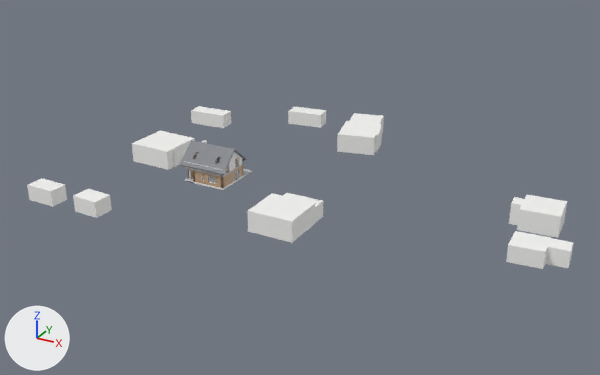
Two versions of the glTF model projects/dom_w_gnieznikach/output/dom_w_gnieznikach_unreal.glb, one commit apart.
One viewpoint serves both versions: a camera (50 mm lens) standing at (104.9, -137.3, 73.0) and looking at (24.9, 8.3, 0.2). Arrows for +X, +Y and +Z are at lower left; the lights stay in place. The picture after the commit comes second.

The first picture shows 'Dach_rp_south', 'Sasiad_neighbor_01', 'Sasiad_neighbor_02', 'Sasiad_neighbor_03', 'Sasiad_neighbor_04', 'Sasiad_neighbor_05', 'Sasiad_neighbor_06', 'Sasiad_neighbor_07', 'Sasiad_neighbor_08', 'Sasiad_neighbor_09', 'Sasiad_neighbor_10', 'Sasiad_neighbor_11', 'Sasiad_neighbor_12' and 7 more.
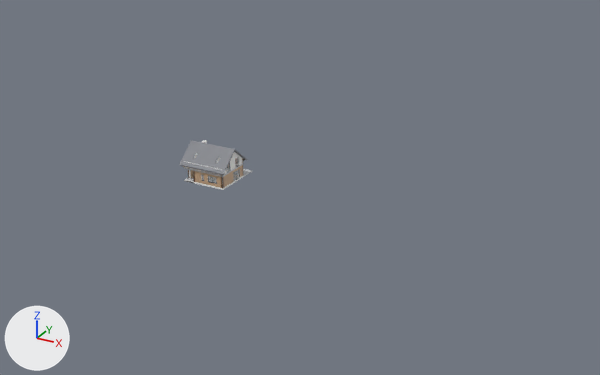
Not visible in the pictures: 'rw_south_1_frame'.

Diff of the bpy script that builds the scene:
```diff
--- a/projects/dom_w_gnieznikach/output/dom_w_gnieznikach_unreal.glb.py
+++ b/projects/dom_w_gnieznikach/output/dom_w_gnieznikach_unreal.glb.py
@@ me_sm_roofwindowglass_rw_south_2 @@
+me_sm_roofwindowglass_rw_south_2.from_pydata([(7.875, 0.965, 5.14), (8.525, 0.965, 5.14), (8.525, 2.235, 6.206), (7.875, 2.235, 6.206), (7.875, 0.965, 5.17), (8.525, 0.965, 5.17), (8.525, 2.235, 6.236), (7.875, 2.235, 6.236)], [], [(0, 3, 2), (1, 0, 2), (6, 7, 4), (6, 4, 5), (0, 1, 5), (0, 5, 4), (1, 2, 6), (1, 6, 5), (2, 3, 7), (2, 7, 6), (3, 0, 4), (3, 4, 7)])
+me_sm_roofwindowglass_rw_south_2.materials.append(mat_m_glass_clear)  # white #f1f9fd
@@ me_sm_roofwindowglass_rw_south_1 @@
+me_sm_roofwindowglass_rw_south_1.from_pydata([(1.975, 0.965, 5.14), (2.625, 0.965, 5.14), (2.625, 2.235, 6.206), (1.975, 2.235, 6.206), (1.975, 0.965, 5.17), (2.625, 0.965, 5.17), (2.625, 2.235, 6.236), (1.975, 2.235, 6.236)], [], [(0, 3, 2), (1, 0, 2), (6, 7, 4), (6, 4, 5), (0, 1, 5), (0, 5, 4), (1, 2, 6), (1, 6, 5), (2, 3, 7), (2, 7, 6), (3, 0, 4), (3, 4, 7)])
+me_sm_roofwindowglass_rw_south_1.materials.append(mat_m_glass_clear)  # white #f1f9fd
@@ ob_sasiad_neighbor_01 @@
-ob_sasiad_neighbor_01 = bpy.data.objects.new('Sasiad_neighbor_01', me_sm_neighbor_neighbor_01)
@@ ob_sasiad_neighbor_02 @@
-ob_sasiad_neighbor_02 = bpy.data.objects.new('Sasiad_neighbor_02', me_sm_neighbor_neighbor_02)
@@ ob_sasiad_neighbor_03 @@
-ob_sasiad_neighbor_03 = bpy.data.objects.new('Sasiad_neighbor_03', me_sm_neighbor_neighbor_03)
@@ ob_sasiad_neighbor_04 @@
-ob_sasiad_neighbor_04 = bpy.data.objects.new('Sasiad_neighbor_04', me_sm_neighbor_neighbor_04)
@@ ob_sasiad_neighbor_05 @@
-ob_sasiad_neighbor_05 = bpy.data.objects.new('Sasiad_neighbor_05', me_sm_neighbor_neighbor_05)
@@ ob_sasiad_neighbor_06 @@
-ob_sasiad_neighbor_06 = bpy.data.objects.new('Sasiad_neighbor_06', me_sm_neighbor_neighbor_06)
@@ ob_sasiad_neighbor_07 @@
-ob_sasiad_neighbor_07 = bpy.data.objects.new('Sasiad_neighbor_07', me_sm_neighbor_neighbor_07)
@@ ob_sasiad_neighbor_08 @@
-ob_sasiad_neighbor_08 = bpy.data.objects.new('Sasiad_neighbor_08', me_sm_neighbor_neighbor_08)
@@ ob_sasiad_neighbor_09 @@
-ob_sasiad_neighbor_09 = bpy.data.objects.new('Sasiad_neighbor_09', me_sm_neighbor_neighbor_09)
@@ ob_sasiad_neighbor_10 @@
-ob_sasiad_neighbor_10 = bpy.data.objects.new('Sasiad_neighbor_10', me_sm_neighbor_neighbor_10)
@@ ob_sasiad_neighbor_11 @@
-ob_sasiad_neighbor_11 = bpy.data.objects.new('Sasiad_neighbor_11', me_sm_neighbor_neighbor_11)
@@ ob_sasiad_neighbor_12 @@
-ob_sasiad_neighbor_12 = bpy.data.objects.new('Sasiad_neighbor_12', me_sm_neighbor_neighbor_12)
@@ ob_rw_south_2_glass @@
+ob_rw_south_2_glass = bpy.data.objects.new('rw_south_2_glass', me_sm_roofwindowglass_rw_south_2)
+ob_rw_south_2_glass.location = (0.0, 0.0, 0.0)
@@ ob_rw_south_1_glass @@
+ob_rw_south_1_glass = bpy.data.objects.new('rw_south_1_glass', me_sm_roofwindowglass_rw_south_1)
+ob_rw_south_1_glass.location = (0.0, 0.0, 0.0)
@@ ob_rw_south_1_frame @@
+ob_rw_south_1_frame = bpy.data.objects.new('rw_south_1_frame', me_sm_roofwindowframe_rw_south_1)  # 16 vertices, 32 faces; spans x 1.91..2.69, y 0.9..2.3, z 4.856..6.351; in mat_m_window_frame_anthracite (grey #707278)
+ob_rw_south_1_frame.location = (0.0, 0.0, 0.0)
```

Changed parts and their boxes [x1, y1, x2, y2] in the pictures (600 x 375 px):
'Sasiad_neighbor_05', deleted
    before: [247, 193, 315, 243]
'Sasiad_neighbor_11', deleted
    before: [509, 195, 567, 238]
'Sasiad_neighbor_07', deleted
    before: [132, 131, 195, 170]
'Sasiad_neighbor_12', deleted
    before: [337, 113, 384, 155]
'Sasiad_neighbor_01', deleted
    before: [506, 240, 547, 269]
'Sasiad_neighbor_09', deleted
    before: [73, 189, 112, 218]
'Sasiad_neighbor_08', deleted
    before: [27, 178, 67, 207]
'Sasiad_neighbor_03', deleted
    before: [191, 106, 231, 128]
'Sasiad_neighbor_06', deleted
    before: [545, 238, 574, 268]
'Sasiad_neighbor_10', deleted
    before: [288, 107, 326, 128]
'Sasiad_neighbor_02', deleted
    before: [511, 231, 551, 247]
'Sasiad_neighbor_04', deleted
    before: [283, 193, 323, 223]
'rw_south_1_glass', added
    after: [193, 152, 198, 159]
'rw_south_2_glass', added
    after: [216, 157, 221, 163]
